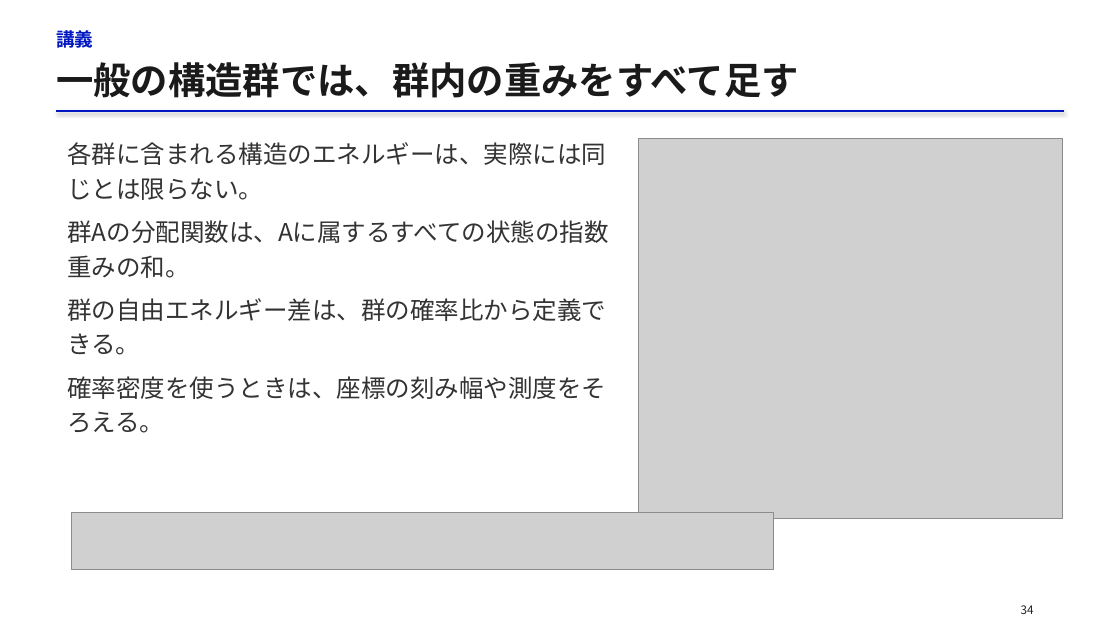
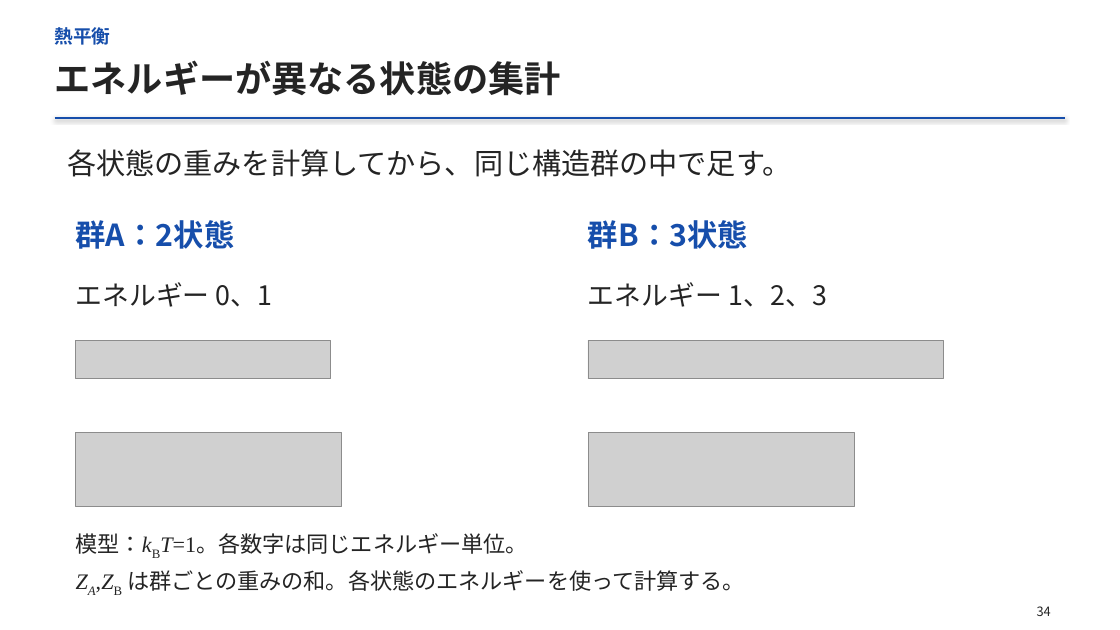
Before and after one commit to matsunagalab/lecture_bioinfo, a slide deck: slide 34 of 09_分子の相互作用と構造の安定性/09_分子の相互作用と構造の安定性.pptx. Drawn at 1120x630 pixels with LibreOffice and Linux fonts; fonts in the diff are those of the drawing; grey boxes stand for pictures. Boxes give left, top, right and bottom in pixels: in the first picture for what was removed or moved away, otherwise in the second. Text is boxed around its words. In the diff, an @@ line names an element or a change of style, - is before the commit and + after.

```diff
--- a/09_分子の相互作用と構造の安定性/09_分子の相互作用と構造の安定性.pptx
+++ b/09_分子の相互作用と構造の安定性/09_分子の相互作用と構造の安定性.pptx
@@ text at [55, 27, 111, 45]: text changed; text colour #0017C1 to #164EAB @@
-講義
+熱平衡
@@ text at [55, 60, 561, 96]: text changed; size 32 to 31 pt; text colour #1A1A1A to #242424 @@
-一般の構造群では、群内の重みをすべて足す
+エネルギーが異なる状態の集計
@@ line moved from (56, 111) - (1065, 111) to (55, 118) - (1065, 118) @@
@@ line (55, 118) - (1065, 118): stroke #0017C1 1.5 pt to #164EAB 1.8 pt @@
@@ text added at [67, 149, 791, 177], 25 pt, text #242424 @@
+各状態の重みを計算してから、同じ構造群の中で足す。
@@ picture removed at [639, 139, 1063, 519] @@
@@ text added at [76, 220, 235, 249], 26 pt, text #164EAB, bold @@
+群A：2状態
@@ text added at [588, 220, 748, 249], 26 pt, text #164EAB, bold @@
+群B：3状態
@@ text at [76, 282, 273, 307]: text changed; size 21 to 23 pt; text colour #333333 to #242424 @@
-各群に含まれる構造のエネルギーは、実際には同じとは限らない。
-群Aの分配関数は、Aに属するすべての状態の指数重みの和。
-群の自由エネルギー差は、群の確率比から定義できる。
-確率密度を使うときは、座標の刻み幅や測度をそろえる。
+エネルギー 0、1
@@ text added at [588, 282, 826, 307], 23 pt, text #242424 @@
+エネルギー 1、2、3
@@ picture added at [76, 340, 331, 379] @@
@@ picture added at [588, 340, 944, 379] @@
@@ picture added at [76, 433, 342, 507] @@
@@ picture added at [588, 433, 854, 507] @@
@@ picture removed at [71, 513, 774, 570] @@
@@ text added at [76, 533, 745, 591], 19 pt, text #242424 @@
+模型：kBT=1。各数字は同じエネルギー単位。
+ZA,ZB は群ごとの重みの和。各状態のエネルギーを使って計算する。
@@ text "34" at [1037, 606, 1051, 616]: size 10 to 11 pt, text colour #202020 to #242424; alignment left to centre; line spacing 14pt to 1.18 @@
```
Also in this commit, not shown: 52 other slides changed, 3 slides added, 1 slide removed, 3 other files.
